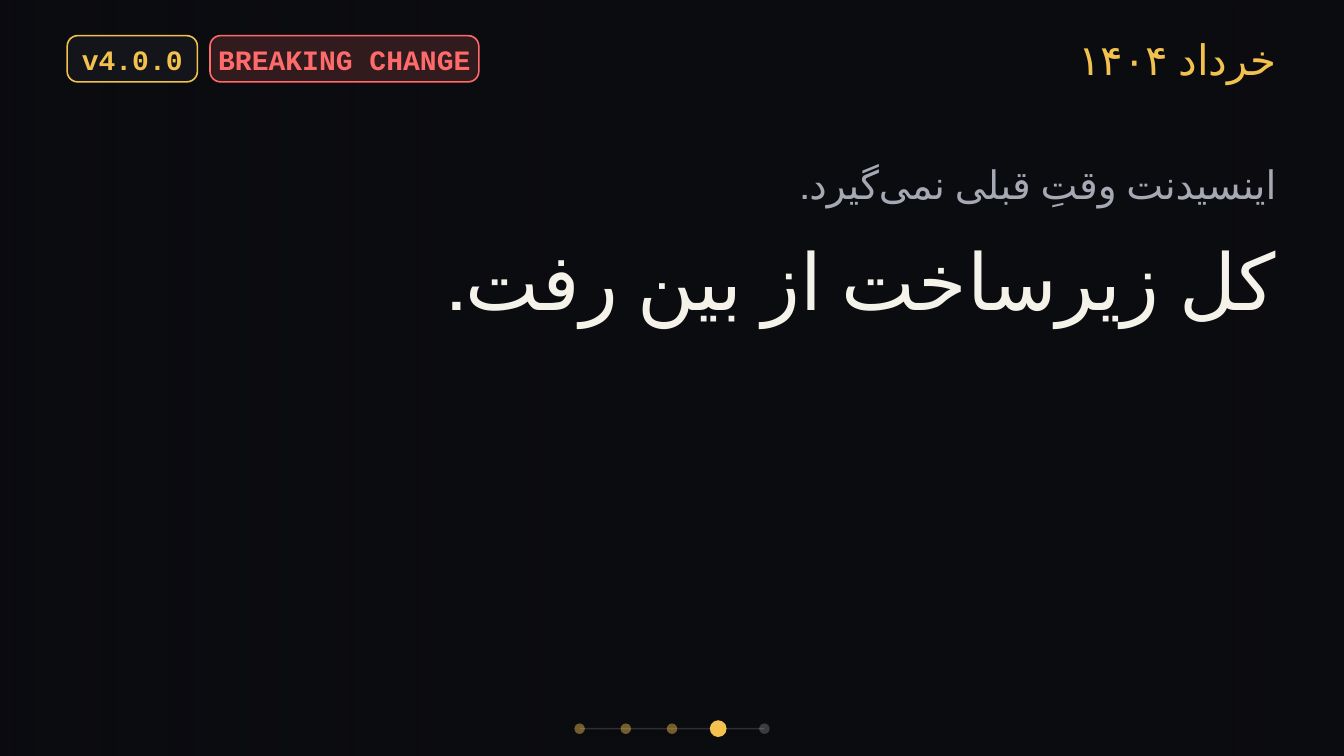
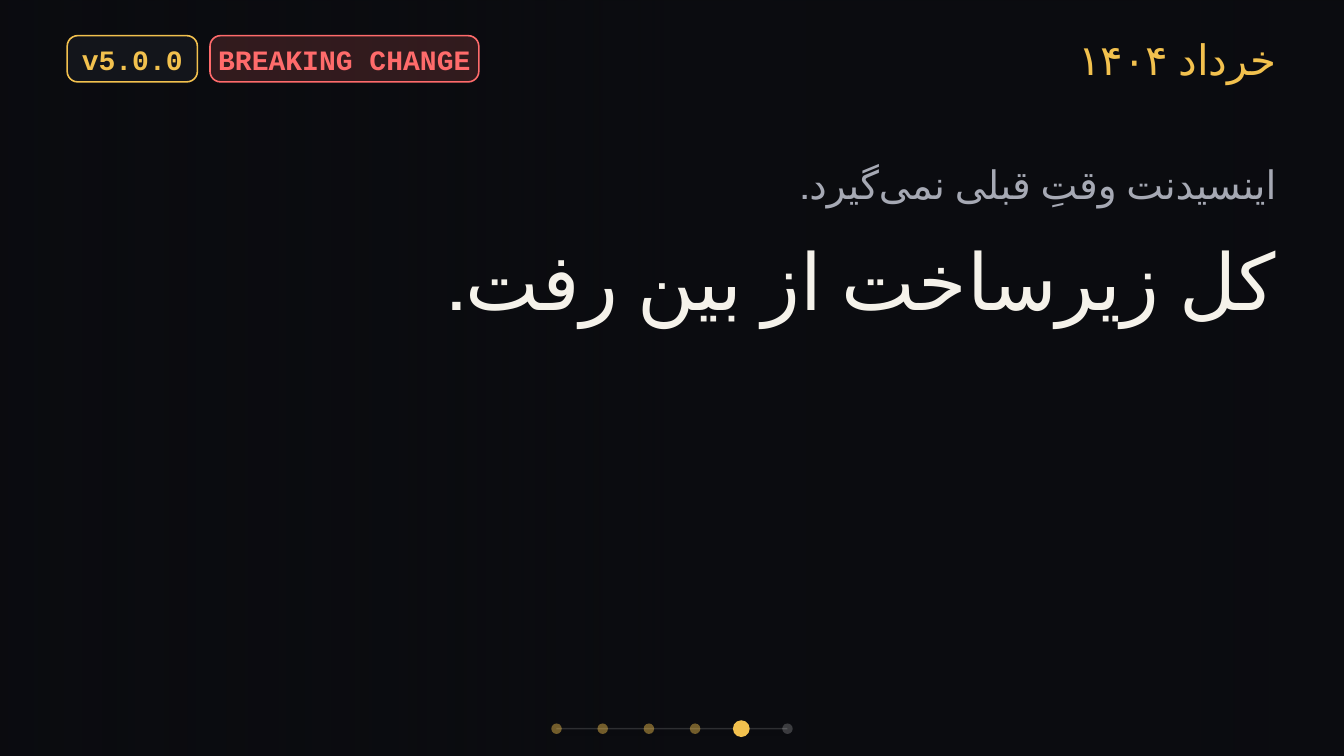
Before and after one commit to aliamani66/eraealiamani, a slide deck: slide 49 of new/BreakingChanges.pptx (slide 41 before the commit). Drawn at 1344x756 pixels with LibreOffice and Linux fonts; fonts in the diff are those of the drawing; background and template pictures are left out. Boxes give left, top, right and bottom in pixels: in the first picture for what was removed or moved away, otherwise in the second. Text is boxed around its words. In the diff, an @@ line names an element or a change of style, - is before the commit and + after.

```diff
--- a/new/BreakingChanges.pptx
+++ b/new/BreakingChanges.pptx
@@ text at (82, 51, 183, 71): text changed @@
-v4.0.0
+v5.0.0
@@ ellipse: place and size @@
-ellipse at (575, 724, 585, 734)
+ellipse at (552, 724, 562, 734)
@@ line moved from (580, 729) - (764, 729) to (557, 729) - (787, 729) @@
@@ ellipse: place and size @@
-ellipse at (621, 724, 631, 734)
+ellipse at (598, 724, 608, 734)
@@ ellipse: place and size @@
-ellipse at (666, 724, 677, 734)
+ellipse at (644, 724, 654, 734)
@@ ellipse: place and size @@
-ellipse at (710, 721, 727, 738)
+ellipse at (690, 724, 700, 734)
@@ ellipse at (690, 724, 700, 734): fill #F2C14E to #F2C14E at 45% opacity @@
@@ ellipse: place and size @@
-ellipse at (759, 724, 769, 734)
+ellipse at (733, 721, 750, 738)
@@ ellipse at (733, 721, 750, 738): fill #FFFFFF at 20% opacity to #F2C14E @@
@@ ellipse added at (782, 724, 792, 734), fill #FFFFFF at 20% opacity @@
```
Also in this commit, not shown: 50 other slides changed, 16 slides added, 1 slide removed, 9 other files.
